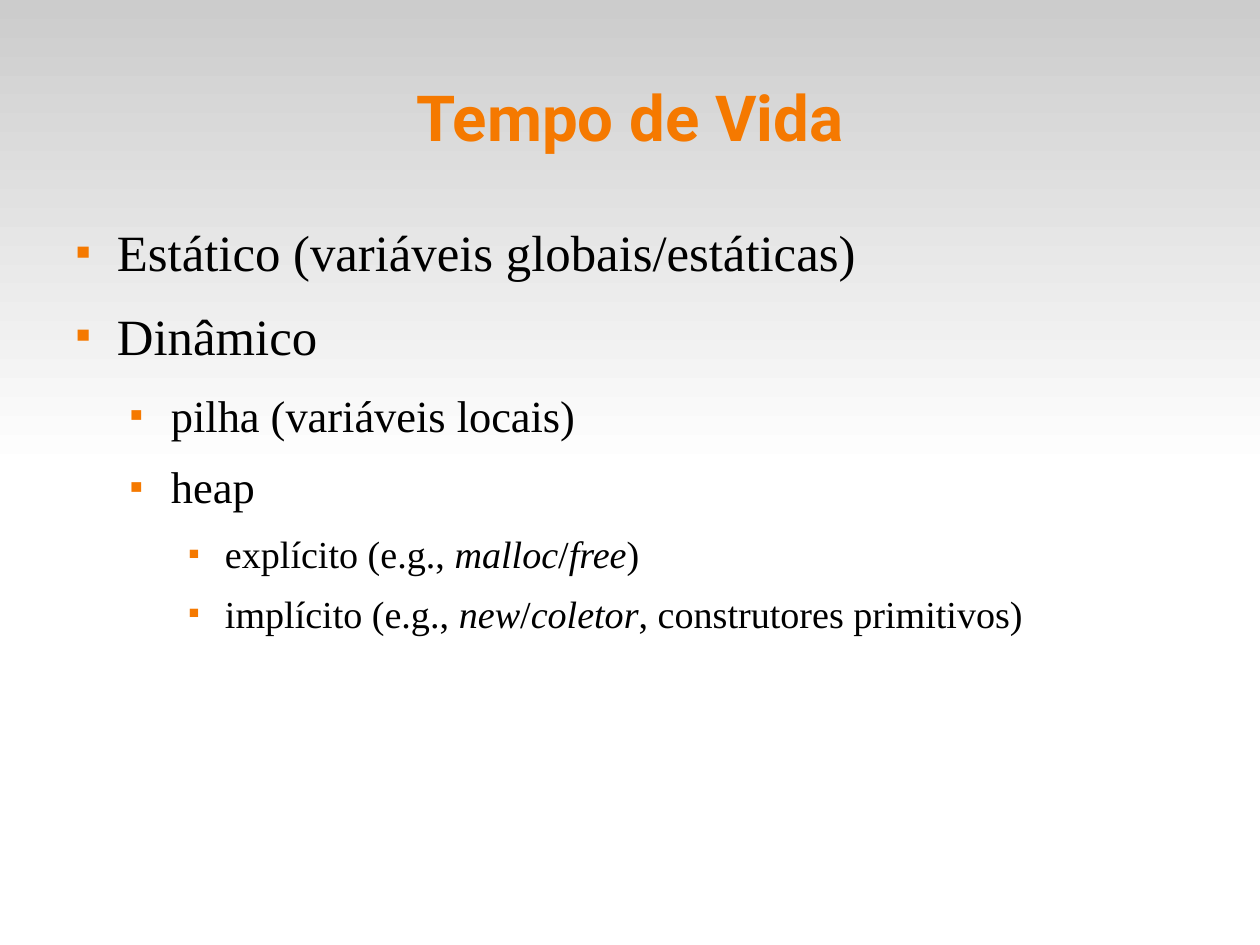
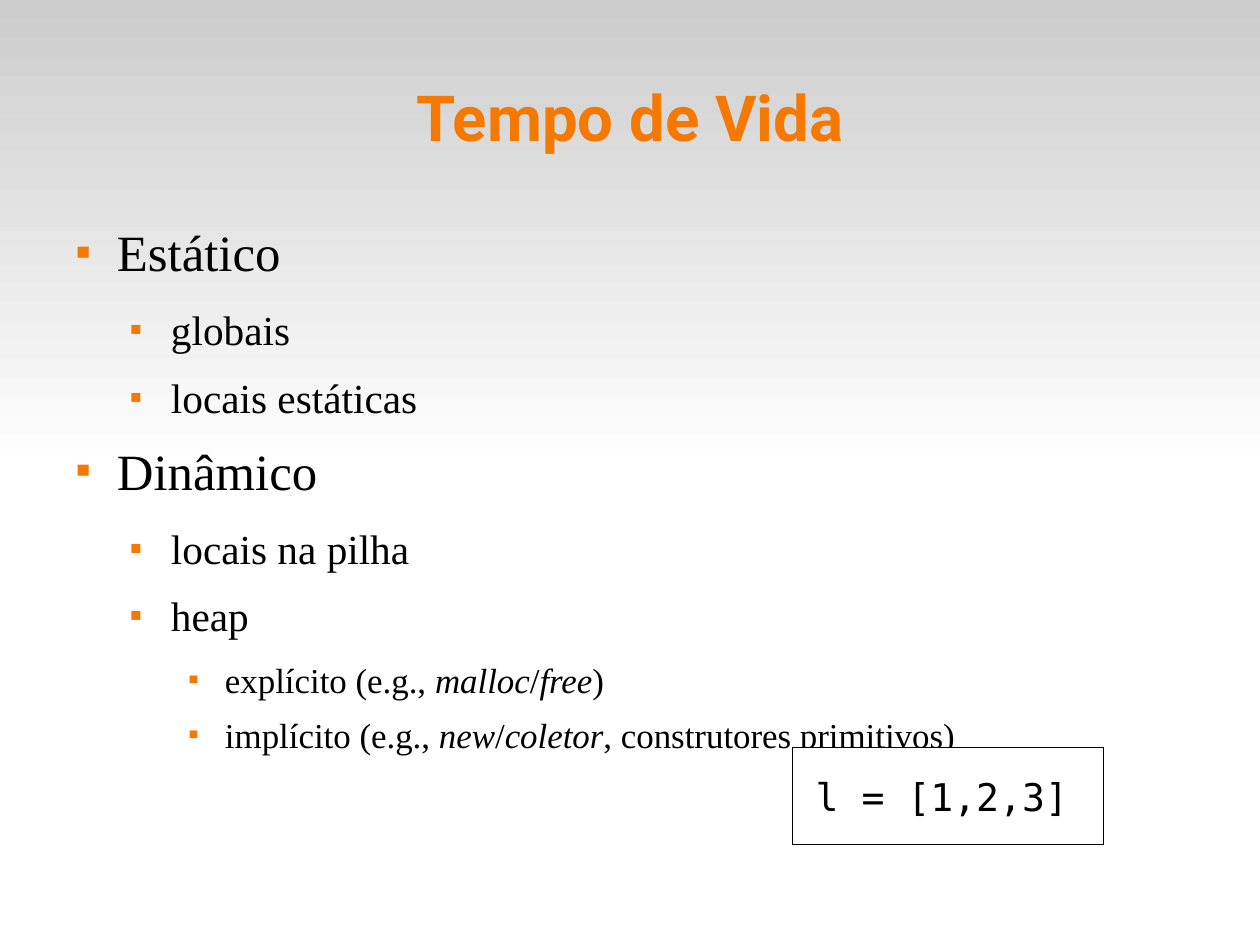
Before and after one commit to fsantanna-uerj/EDL, a slide deck: slide 6 of slides/edl-03-life.odp (slide 8 before the commit). Drawn at 1260x945 pixels with LibreOffice and Linux fonts; fonts in the diff are those of the drawing. Boxes give left, top, right and bottom in pixels: in the first picture for what was removed or moved away, otherwise in the second. Text is boxed around its words. In the diff, an @@ line names an element or a change of style, - is before the commit and + after.

```diff
--- a/slides/edl-03-life.odp
+++ b/slides/edl-03-life.odp
@@ text at (x1=117, y1=235, x2=417, y2=414): text changed; size 32 to 26 pt @@
-■ Estático (variáveis globais/estáticas)
+■ Estático
+  ■ globais
+  ■ locais estáticas
@@ text at (x1=171, y1=535, x2=409, y2=573): text changed; size 28 to 26 pt @@
-  ■ pilha (variáveis locais)
+  ■ locais na pilha
@@ text at (x1=171, y1=602, x2=955, y2=755): size 28 to 26 pt in "heap"; size 24 to 22 pt in "explícito (e.g., malloc/free)", "implícito (e.g., new/coletor, construtores primitivos)" @@
@@ rectangle added at (x1=794, y1=748, x2=1105, y2=845), fill #FFFFFF, outline #000000 0 pt, 24 pt, text #000000 @@
+l = [1,2,3]
```
Also in this commit, not shown: 12 other slides changed, 7 slides added, 2 slides removed, 3 other files.
